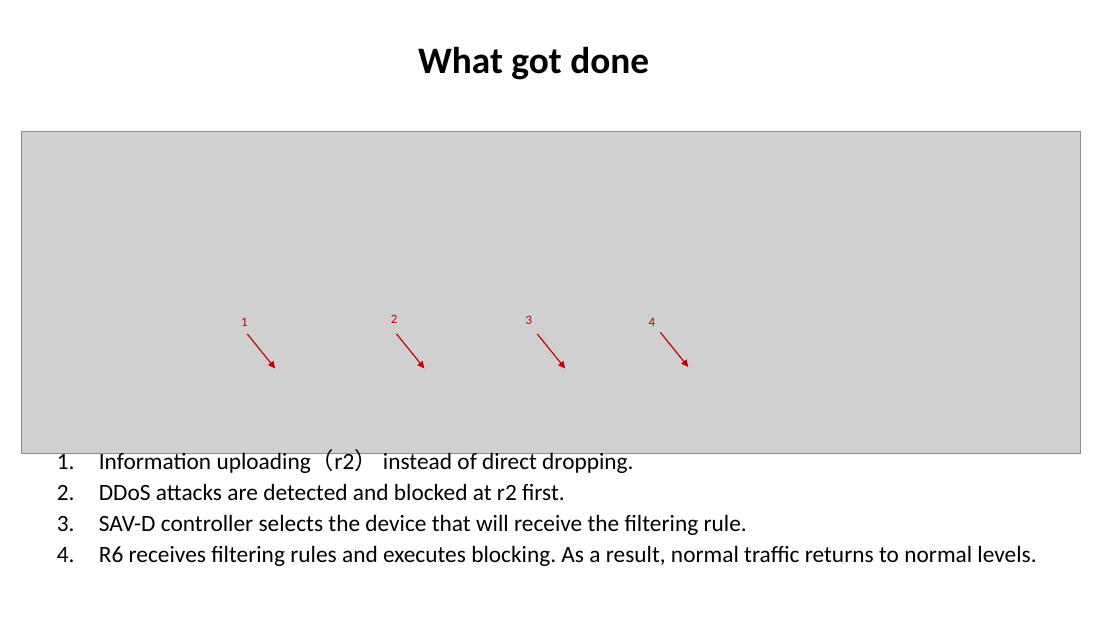
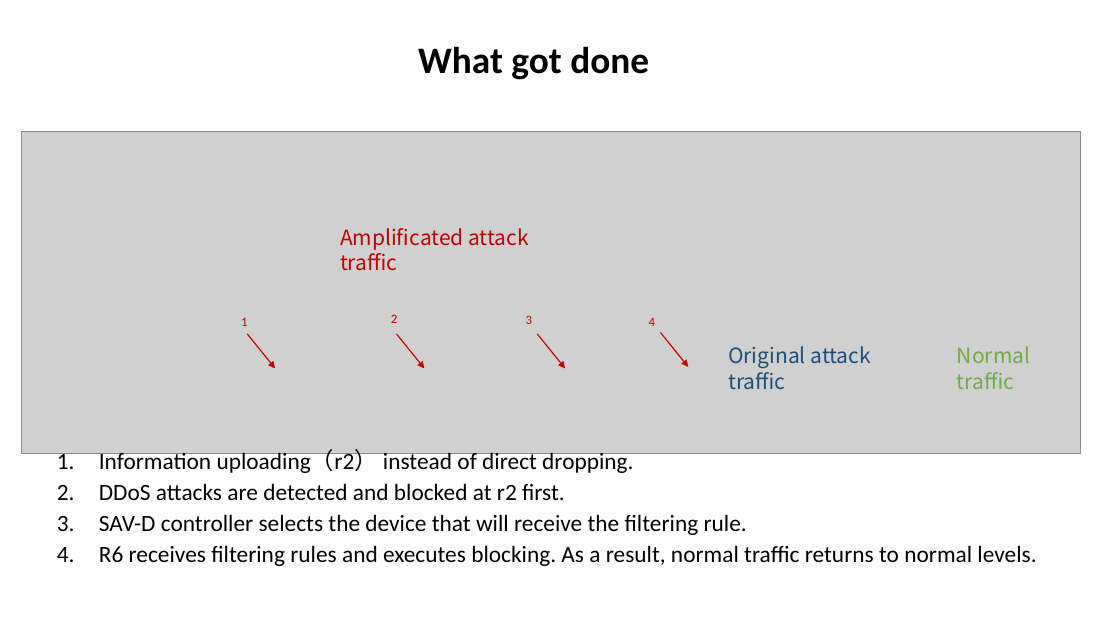
Before and after one commit to IETF-Hackathon/ietf119-project-presentations, a slide deck: slide 5 of ietf-119-hackathon-SAVA-Anti-DDoS.pptx. Drawn at 1120x630 pixels with LibreOffice and Linux fonts; fonts in the diff are those of the drawing; grey boxes stand for pictures. Boxes give left, top, right and bottom in pixels: in the first picture for what was removed or moved away, otherwise in the second. Text is boxed around its words. In the diff, an @@ line names an element or a change of style, - is before the commit and + after.

```diff
--- a/ietf-119-hackathon-SAVA-Anti-DDoS.pptx
+++ b/ietf-119-hackathon-SAVA-Anti-DDoS.pptx
@@ text added at [340,228,528,271], 18 pt, text #C00000 @@
+Amplificated attack traffic
@@ text added at [728,346,871,389], 18 pt, text #1F4E79 @@
+Original attack traffic
@@ text added at [957,346,1030,389], 18 pt, text #70AD47 @@
+Normal traffic
```
Also in this commit, not shown: 3 other slides changed.
